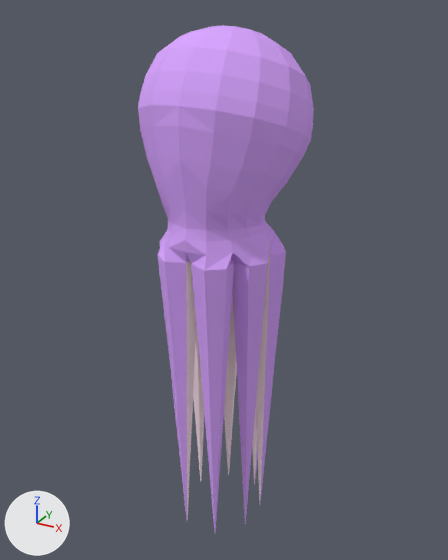
The Blender file Assets/Models/octo3.blend: old version first, new version second.
Rendered twice from a 50 mm camera at (1.57, -2.88, 3.06) aimed at (-0.03, 0.04, 1.61). The lights are fixed; the arrows at lower left show +X, +Y and +Z.
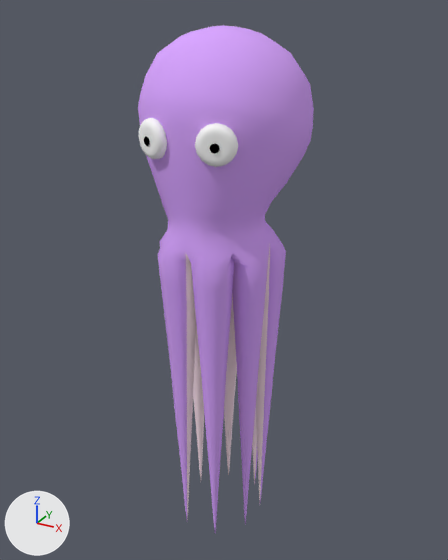
Where the newer file only moved an object's origin or applied its transform, the numbers keep the older frame.

Pixel boxes [x1, y1, x2, y2] of what changed, in the pictures (448 x 560 px):
'Eyes', added: after [139, 118, 238, 167]
    faces in mat_eye (white #ffffff): [139, 118, 238, 167]
part 1 of me_cylinder_002, shading changed: [138, 50, 305, 533] in both

The change, as a diff of the scene's bpy script:
```diff
--- a/Assets/Models/octo3.blend.py
+++ b/Assets/Models/octo3.blend.py
@@ mat_pupil @@
+mat_pupil = diffuse_material('Pupil')
+mat_pupil.base_color = (0.0, 0.0, 0.0)  # black #000000
@@ mat_eye @@
+mat_eye = diffuse_material('Eye')
+mat_eye.base_color = (1.0, 1.0, 1.0)  # white #ffffff
@@ me_cylinder_002 @@
 # used by ob_cylinder; location = (0.0, 0.0, 2.455); scale = (0.0914, 0.0914, 0.068)
-me_cylinder_002.from_pydata(...)  # 1104 vertices, 1084 faces; spans x -4.9..4.9, y -4.9..4.9, z -36.4..7.8
+me_cylinder_002.from_pydata(...)  # 1136 vertices, 1116 faces; spans x -4.9..4.9, y -4.9..4.9, z -36.4..7.8
+# me_cylinder_002 part 1: 1052 kept faces spanning x -4.9..4.9, y -4.9..4.9, z -36.4..7.8 are now shaded smooth
 me_cylinder_002.materials.append(mat_body)
@@ me_cylinder_000 @@
+me_cylinder_000.from_pydata(...)  # 328 vertices, 320 faces; spans x -0.22..0.22, y -0.452..-0.36, z -0.096..0.067
+me_cylinder_000.polygons.foreach_set('use_smooth', [True] * 320)
+# faces by material slot: [224, 96]
+me_cylinder_000.materials.append(mat_eye)  # white #ffffff
+me_cylinder_000.materials.append(mat_pupil)  # black #000000
@@ ob_eyes @@
+ob_eyes = bpy.data.objects.new('Eyes', me_cylinder_000)
+ob_eyes.location = (0.003, 0.081, 2.488)
+ob_eyes.rotation_euler = (-0.0394, 3.135, -0.00105)  # degrees (-2.3, 180, -0.1)
+ob_eyes.scale = (1.21, 1.21, 1.21)
```
